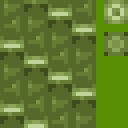
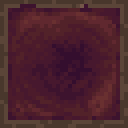
Revision of a layered 128x128 image; what changed, layer by layer:
hid group "Plants" (8 layers) over (0, 0, 128, 128)
showed group "LogTops" (40 layers) over (0, 0, 128, 128)
added layer "crimson_stem_top" in group "VanillaLogTops" over (0, 0, 128, 128)
added layer "stripped_crimson_stem_top" in group "VanillaLogTops" over (0, 0, 128, 128)
showed "log_oak_top" over (0, 0, 128, 128)
showed "log_big_oak_top" over (0, 0, 128, 128)
showed group "LogSides" (28 layers) over (0, 0, 128, 128)
